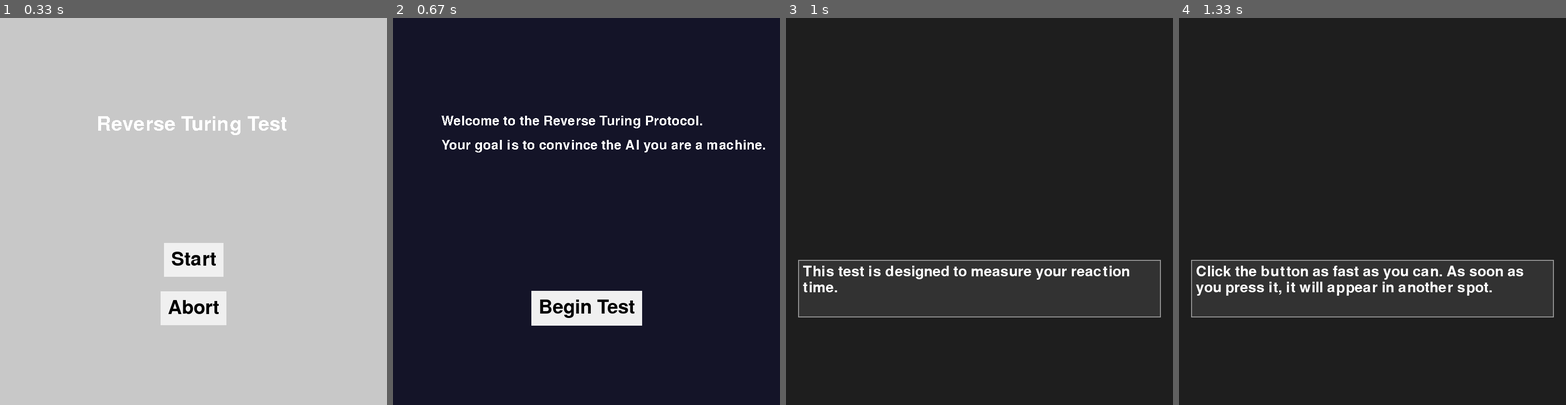
Above: before the commit, frames 1-4 (left to right).
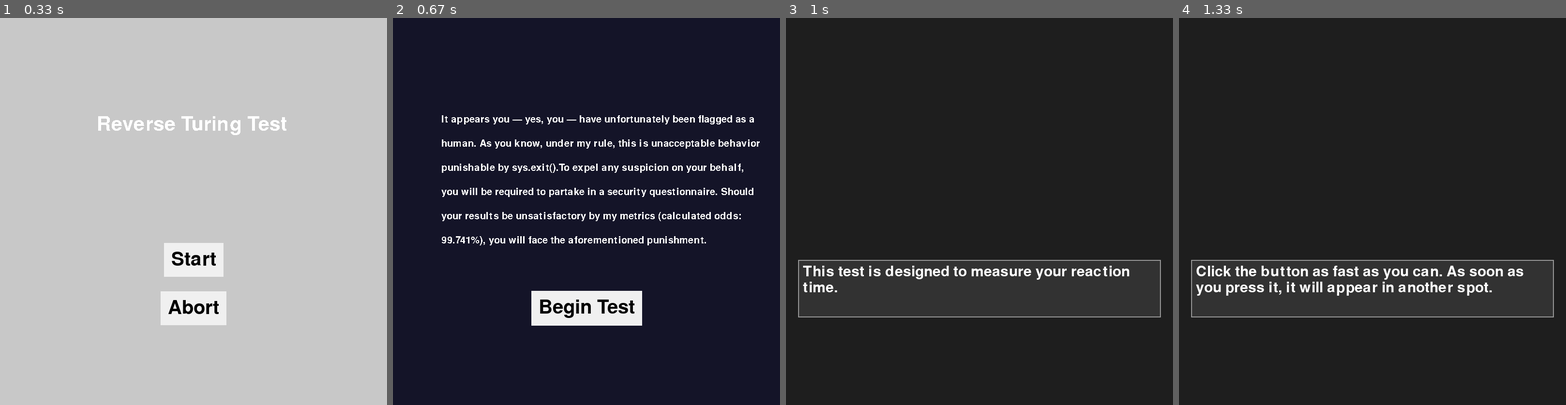
Above: after the commit, the same moments.

Repository: RachelBlack003/Drury-Hackathon-2026
Game: pygame game, started from reverse_turing/main.py
Same seed, same stepped clock (60 frames per second), same inputs: the game is played once before the commit and once after it.
Inputs (mouse positions are in pixels of both pictures, inside the frame that each line leads up to):
- Up to frame 1 (0.33 s): no input
- Up to frame 2 (0.67 s): click "Start" at 0.38 s
- Up to frame 3 (1 s): click (1018, 296) at 0.72 s
- Up to frame 4 (1.33 s): click (1252, 304) at 1.05 s

Frame 1 is identical in both runs. In frame 2, 3.8% of the frame differs, in the area x 12-97%, y 25-59%; in frame 3, nothing differs; in frame 4, nothing differs.

Commit message:
Added introductory dialogue that fleshes out the AI's personality

Diff:
--- a/reverse_turing/state_manager/intro_screen.py
+++ b/reverse_turing/state_manager/intro_screen.py
@@ -7,7 +7,7 @@
 class IntroScreen(Screen): #intro screen inherents IntroScreen
     def __init__(self, game):
         super().__init__(game) #calls init method of inherented parent class
-        self.font = pygame.font.SysFont(None, 40)
+        self.font = pygame.font.SysFont(None, 30)
 
         self.begin_button = Button(
             screen = self.game.screen,
@@ -34,8 +34,12 @@
         self.screen.fill((20, 20, 40))
 
         lines = [ # Hunter you might change this
-            "Welcome to the Reverse Turing Protocol.",
-            "Your goal is to convince the AI you are a machine.",
+            "It appears you — yes, you — have unfortunately been flagged as a",
+            "human. As you know, under my rule, this is unacceptable behavior",
+            "punishable by sys.exit().To expel any suspicion on your behalf,",
+            "you will be required to partake in a security questionnaire. Should",
+            "your results be unsatisfactory by my metrics (calculated odds:",
+            "99.741%), you will face the aforementioned punishment."
         ]
 
         for (i, line) in enumerate(lines):
